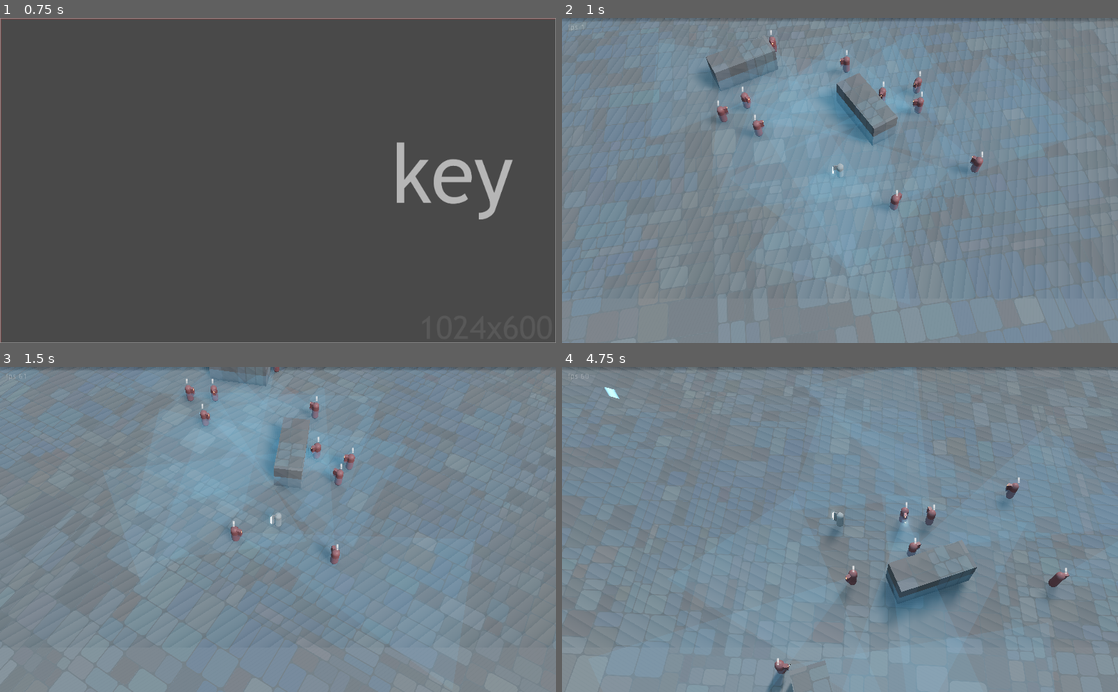
Above: before the commit, frames 1-4 (two rows, left to right).
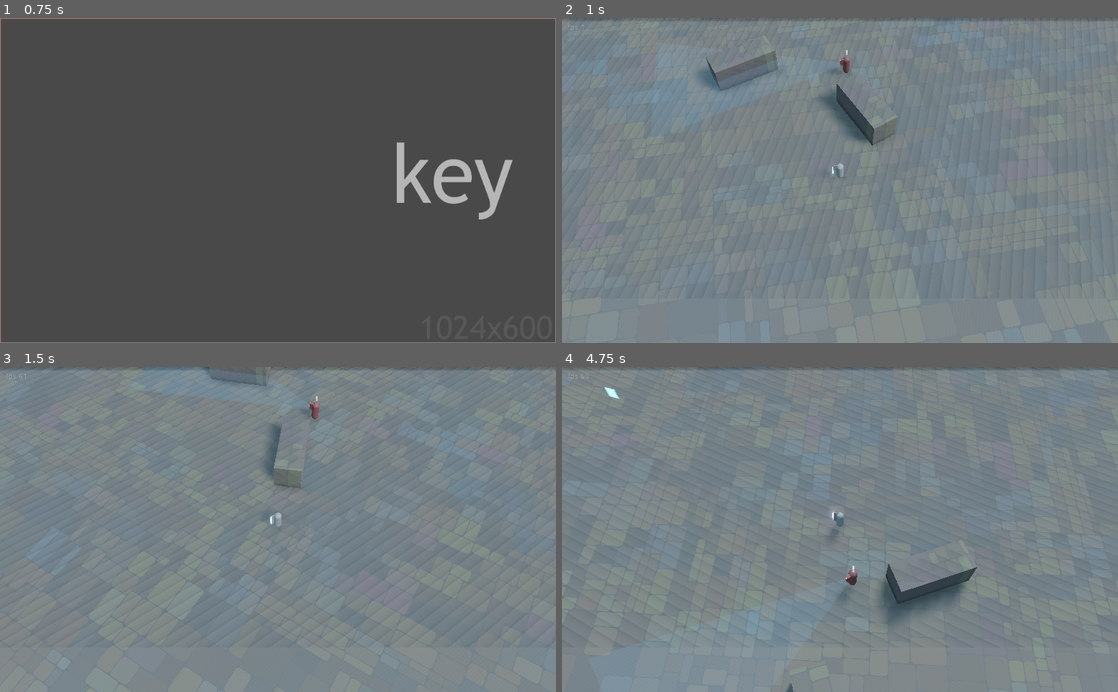
Above: after the commit, the same moments.

Repository: ioxu/key
Game: Godot game, scene res://scenes/splash.tscn
The game is run twice, just before and just after one commit, with the same random seed, the same clock (stepped at 60 frames per second) and the same inputs.
Inputs (mouse positions are in pixels of both pictures, inside the frame that each line leads up to):
- Up to frame 1 (0.75 s): tap Enter at 0.5 s; move the mouse to (400, 164) at 0.52 s; hold D (move_right) from 0.53 s (still down); hold Left (camera_rotate_left) from 0.53 s (still down); click (400, 164) at 0.67 s
- Up to frame 2 (1 s): keep holding D (move_right); keep holding Left (camera_rotate_left); tap Space (jump) at 0.77 s
- Up to frame 3 (1.5 s): move the mouse to (166, 545) at 1.27 s; release D (move_right) at 1.28 s; release Left (camera_rotate_left) at 1.28 s; hold S (move_down) from 1.28 s (still down); tap Right (camera_rotate_right) at 1.35 s
- Up to frame 4 (4.75 s): tap Space (jump) at 1.52, 3.02, 3.77, 4.52 s; move the mouse to (895, 458) at 2.02 s; release S (move_down) at 2.03 s; hold D (move_right) 2.03-2.78 s; click (895, 458) at 2.1 s; move the mouse to (812, 594) at 2.77 s; hold W (move_up) 2.78-3.53 s; tap Left (camera_rotate_left) at 2.85 s; click (812, 594) at 2.92 s; move the mouse to (1006, 578) at 3.52 s; hold Right (camera_rotate_right) 3.53-4.28 s; hold A (move_left) from 3.53 s (still down); move the mouse to (673, 480) at 4.27 s; click (673, 480) at 4.35 s

Frame 1 is identical in both runs. In frame 2, 18% of the frame differs, in the area x 26-96%, y 3-87%; in frame 3, 17%; in frame 4, 16%.

Commit message:
new ground tile texture

Diff:
--- a/data/enemies/Enemy.gd
+++ b/data/enemies/Enemy.gd
@@ -2,10 +2,13 @@
 
 export var initial_health : float = 1000.0
 export var health : float = initial_health
+export(bool) var active = true setget toggle_active
 export(float) var movement_speed = 7.5
 export(float) var acceleration = 3.0
 export(float) var deaceleration = 5.0
 
+
+var target = null
 var direction := Vector3.ZERO
 var initial_movement_speed = movement_speed
 var last_direction := Vector3.ZERO
@@ -19,7 +22,7 @@
 var age := 0.0
 var accelerate = acceleration
 
-const DO_TRAVEL_PATH = true
+const DO_TRAVEL_PATH = false
 var travel_path = null
 const travel_path_script = preload("res://scripts/travel_path_line.gd")
 
@@ -60,7 +63,7 @@
 		queue_free()
 
 
-func _idle():
+func _idle(delta):
 	# wander about a bit
 	var rot_y = noise.get_noise_1d( age * 25.0 + offset )
 	rot_y = sign(rot_y) * bias(abs(rot_y), 0.25) * 0.2
@@ -73,7 +76,11 @@
 		spd = bias((speed_noise+1.0)/2.0, 0.2)
 	elif speed_noise < -0.35:
 		spd = -0.4 * bias((abs(speed_noise)+1.0)/2.0, 0.2)
-	movement_speed = spd * 7.5
+	movement_speed = spd * 7.5 * delta * 100.0
+
+
+func _attack(delta):
+	pass
 
 
 func _physics_process(delta):
@@ -106,3 +113,32 @@
 
 func remap_range(value, InputA, InputB, OutputA, OutputB):
 	return(value - InputA) / (InputB - InputA) * (OutputB - OutputA) + OutputA
+
+
+func toggle_active(new_value):
+	print(self, " active ", new_value)
+	if new_value:
+		self.visible = true
+		$CollisionShape.disabled = false
+		$hurtbox/CollisionShape.disabled = false
+		$vision_area/CollisionPolygon.disabled = false
+	else:
+		self.visible = false
+		$CollisionShape.disabled = true
+		$hurtbox/CollisionShape.disabled = true
+		$vision_area/CollisionPolygon.disabled = true
+	active = new_value
+
+
+func _on_vision_area_body_entered(body):
+	if body.is_in_group("Player"):
+		print(self, " spotted ", body.get_path(), "!")
+		$statemachine.set_state("attack")
+		target = body
+
+
+func _on_vision_area_body_exited(body):
+	if body.is_in_group("Player"):
+		print(self, " lost sight of ", body.get_path(), "!")
+		$statemachine.set_state("idle")
+		target = null
--- a/data/enemies/Enemy.tscn
+++ b/data/enemies/Enemy.tscn
@@ -7,7 +7,6 @@
 [ext_resource path="res://data/enemies/hurt_meter_shadermaterial.tres" type="Material" id=5]
 [ext_resource path="res://data/textures/debug/symbols_16px_exclamation.png" type="Texture" id=6]
 [ext_resource path="res://data/statemachine/enemy/enemyFSM.gd" type="Script" id=7]
-[ext_resource path="res://data/shaders/trail_shader_material.tres" type="Material" id=8]
 
 [sub_resource type="CapsuleShape" id=1]
 radius = 0.46698
@@ -59,6 +58,7 @@
 collision_layer = 4
 collision_mask = 15
 script = ExtResource( 2 )
+movement_speed = 500.0
 
 [node name="CollisionShape" type="CollisionShape" parent="."]
 transform = Transform( 1, 0, 0, 0, -1.62921e-07, 1, 0, -1, -1.62921e-07, 0, 0, 0 )
@@ -114,7 +114,5 @@
 
 [node name="statemachine" type="Node" parent="."]
 script = ExtResource( 7 )
-
-[node name="MeshInstance2" type="MeshInstance" parent="."]
-visible = false
-material_override = ExtResource( 8 )
+[connection signal="body_entered" from="vision_area" to="." method="_on_vision_area_body_entered"]
+[connection signal="body_exited" from="vision_area" to="." method="_on_vision_area_body_exited"]
--- a/data/shaders/spatial_debug_boxdivide_material.tres
+++ b/data/shaders/spatial_debug_boxdivide_material.tres
@@ -1,7 +1,7 @@
 [gd_resource type="ShaderMaterial" load_steps=3 format=2]
 
 [ext_resource path="res://data/shaders/spatial_debug_boxdivide.shader" type="Shader" id=1]
-[ext_resource path="res://data/textures/debug/Rust_Paint_01_UV_H_CM_1.jpg" type="Texture" id=2]
+[ext_resource path="res://data/textures/debug/tile_colour.png" type="Texture" id=2]
 
 [resource]
 shader = ExtResource( 1 )
--- a/data/shaders/trail_shader_material.tres
+++ b/data/shaders/trail_shader_material.tres
@@ -10,7 +10,7 @@
 shader_param/roughness = null
 shader_param/point_size = null
 shader_param/emission = Color( 0.419608, 0.658824, 0.909804, 1 )
-shader_param/emission_energy = 100.0
+shader_param/emission_energy = 10.0
 shader_param/uv1_scale = null
 shader_param/uv1_offset = null
 shader_param/uv2_scale = null
--- a/data/statemachine/enemy/enemyFSM.gd
+++ b/data/statemachine/enemy/enemyFSM.gd
@@ -4,14 +4,17 @@
 
 func _ready():
 	add_state("idle")
-	add_state("chase")
 	add_state("attack")
-	call_deferred("set_state", states.idle)
+	call_deferred("set_state", "idle")
 
 
 func _state_logic(delta):
-	if state == states.idle:
-		parent._idle()
+	#if state == states.idle:
+	match state:
+		"idle":
+			parent._idle(delta)
+		"attack":
+			parent._attack(delta)
 
 
 func _get_transition(delta):
@@ -19,8 +22,17 @@
 
 
 func _enter_state(new_state, old_state):
-	pass
-
+	print("_enter_state ", new_state, " ", old_state)
+	match new_state:
+		"idle":
+			print("  entering idle")
+		"attack":
+			print("  entering attack")
 
 func _exit_state(old_state, new_state):
-	pass
+	print("_exit_state ", new_state, " ", old_state)
+	match new_state:
+		"idle":
+			print("  exiting idle")
+		"attack":
+			print("  exiting attack")
--- a/scenes/level.tscn
+++ b/scenes/level.tscn
@@ -112,27 +112,39 @@
 
 [node name="Enemy3" parent="." instance=ExtResource( 4 )]
 transform = Transform( 0.0339052, 0, 0.999425, 0, 1, 0, -0.999425, 0, 0.0339052, -12.5604, 1.18355, 2.78339 )
+active = false
 
 [node name="Enemy4" parent="." instance=ExtResource( 4 )]
 transform = Transform( -0.988788, 0, -0.149328, 0, 1, 0, 0.149328, 0, -0.988788, -5.73695, 1.18355, 7.08563 )
+visible = false
+active = false
 
 [node name="Enemy5" parent="." instance=ExtResource( 4 )]
 transform = Transform( -0.628574, 0, 0.777749, 0, 1, 0, -0.777749, 0, -0.628574, -6.79825, 1.18355, 5.29928 )
+visible = false
+active = false
 
 [node name="Enemy" parent="." instance=ExtResource( 4 )]
 transform = Transform( -0.926081, 0, -0.377324, 0, 1, 0, 0.377324, 0, -0.926081, -3.98824, 1.35873, 4.62226 )
+visible = false
+active = false
 
 [node name="Enemy6" parent="." instance=ExtResource( 4 )]
 transform = Transform( -0.675693, 0, -0.737183, 0, 1, 0, 0.737183, 0, -0.675693, 3.46948, 1.18355, -3.85347 )
+visible = false
+active = false
 
 [node name="Enemy7" parent="." instance=ExtResource( 4 )]
 transform = Transform( 0.71385, 0, -0.700299, 0, 1, 0, 0.700299, 0, 0.71385, 1.50697, 1.18355, -10.0407 )
+visible = false
+active = false
 
 [node name="Enemy8" parent="." instance=ExtResource( 4 )]
 transform = Transform( 0.558035, 0, 0.829817, 0, 1, 0, -0.829817, 0, 0.558035, -6.27513, 1.18355, -7.91761 )
+visible = false
+active = false
 
 [node name="Enemy9" parent="." instance=ExtResource( 4 )]
 transform = Transform( 0.998067, 0, -0.0621459, 0, 1, 0, 0.0621459, 0, 0.998067, -4.24115, 1.18355, -7.49295 )
-
-[node name="Enemy10" parent="." instance=ExtResource( 4 )]
-transform = Transform( 0.34759, 0, 0.937647, 0, 1, 0, -0.937647, 0, 0.34759, -5.64076, 1.35873, -4.964 )
+visible = false
+active = false
--- a/scripts/travel_path_line.gd
+++ b/scripts/travel_path_line.gd
@@ -30,9 +30,16 @@
 	var p_size = point_array.size()
 	for i in range(p_size):
 		if i !=0:
-			set_color(Color(0.17, 0.66, 0.77, float(i)/p_size))
+			set_color(Color(0.17, 0.66, 0.77, bias(float(i)/p_size, 0.22)))
 		else:
 			set_color(Color(0.17, 0.66, 0.77, 0.0))
 		#add_vertex(p)
 		add_vertex(point_array[i])
 	end()
+
+func bias(value, b):
+	b = -log2(1.0 - b)
+	return 1.0 - pow(1.0 - pow(value, 1.0/b), b)
+
+func log2(value):
+	return log(value) / log(2)
Not shown: 1 places in data/enemies/Enemy.tscn that only renumber resources
Binary file removed: data/textures/debug/Rust_Paint_01_UV_H_CM_1.jpg
Binary file added: data/textures/debug/tile_colour.png
Not shown, changed: data/textures/debug/tile_colour.png.import
Not shown: 4 places in data/weapons/pulse_shard/pulse_shard_bullet.tscn that only renumber resources
